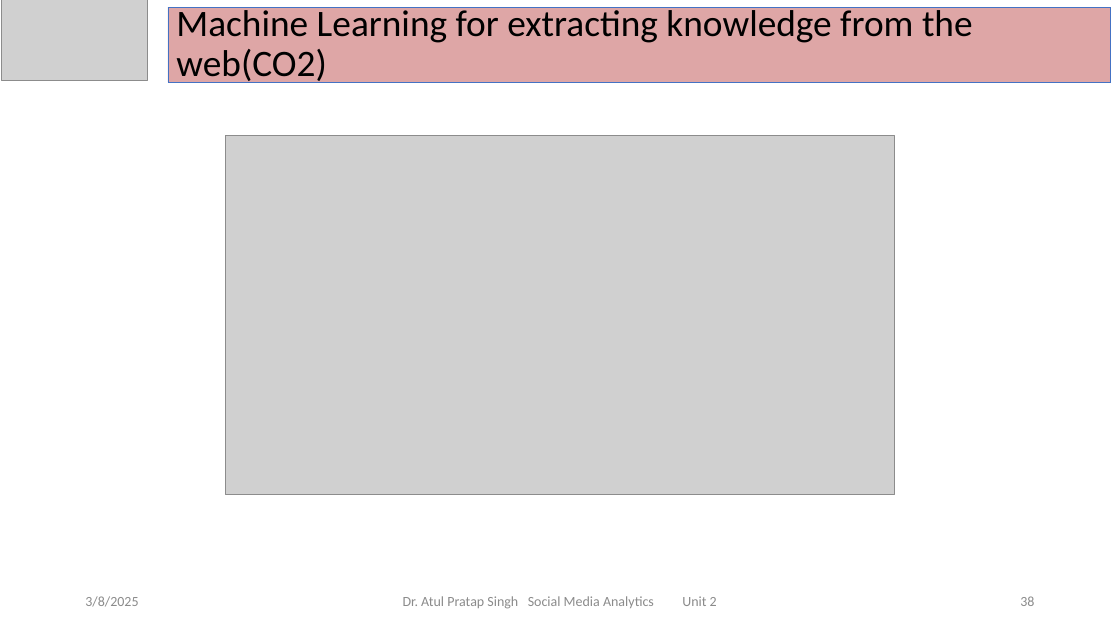
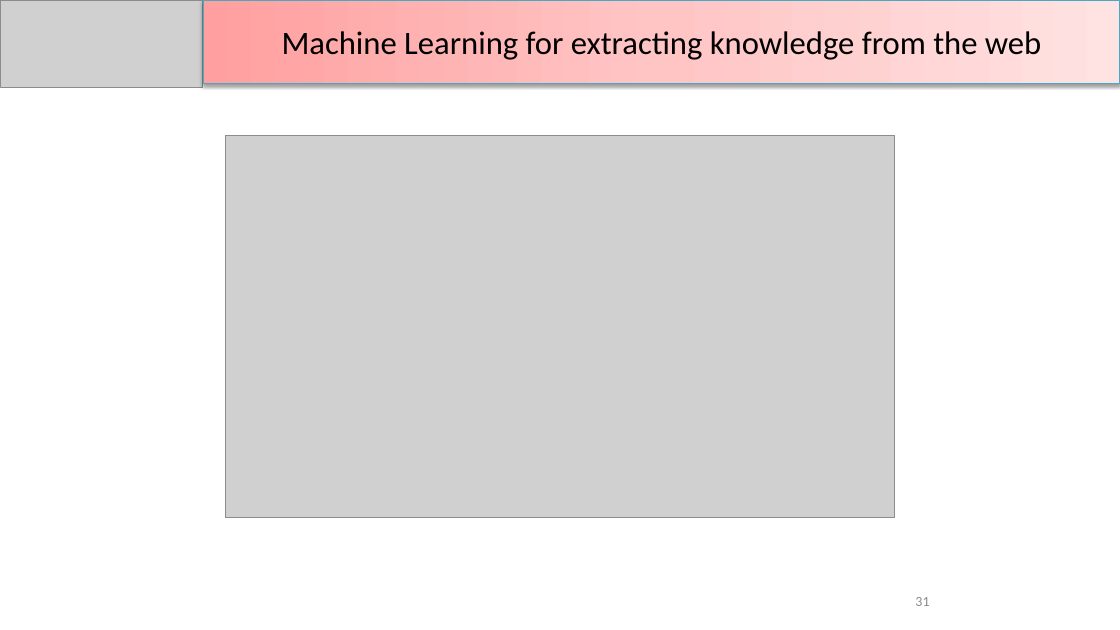
Before and after one commit to DevGoyalG/NIET-Study-Material, a slide deck: slide 31 of CSE (Artificial Intelligence and Machine Learning)/Third Year/Sixth Semester/PPTs/Social Media Analytics/SMA - Unit 2.pptx (slide 38 before the commit). Drawn at 1120x630 pixels with LibreOffice and Linux fonts; fonts in the diff are those of the drawing; grey boxes stand for pictures. Boxes give left, top, right and bottom in pixels: in the first picture for what was removed or moved away, otherwise in the second. Text is boxed around its words. In the diff, an @@ line names an element or a change of style, - is before the commit and + after.

```diff
--- a/CSE (Artificial Intelligence and Machine Learning)/Third Year/Sixth Semester/PPTs/Social Media Analytics/SMA - Unit 2.pptx
+++ b/CSE (Artificial Intelligence and Machine Learning)/Third Year/Sixth Semester/PPTs/Social Media Analytics/SMA - Unit 2.pptx
@@ picture: place and size @@
-picture at (2, 0, 147, 81)
+picture at (0, 0, 203, 87)
@@ rectangle "Machine Learning for extracting knowledge ...": place and size @@
-rectangle "Machine Learning for extracting knowledge ..." at (168, 7, 1111, 82)
+rectangle "Machine Learning for extracting knowledge ..." at (203, 0, 1120, 83)
@@ rectangle "Machine Learning for extracting knowledge ..." at (203, 0, 1120, 83): title to rectangle; fill #DEA6A6 to gradient #FFA0A0 to #FFC5C5 to #FFE3E3; outline #4472C4 0.5 pt to #46AAC5 0.75 pt; shadow on @@
@@ text in rectangle at (282, 31, 1041, 60): text changed; size 32 to 28 pt @@
-Machine Learning for extracting knowledge from the web(CO2)
+Machine Learning for extracting knowledge from the web
@@ picture: place and size @@
-picture at (225, 135, 895, 495)
+picture at (225, 135, 895, 518)
@@ text removed at (85, 596, 138, 607) @@
-3/8/2025
@@ text removed at (403, 596, 717, 609) @@
-Dr. Atul Pratap Singh Social Media Analytics Unit 2
@@ page number added at (915, 597, 929, 606), 12 pt, text #8C8C8C @@
+31
@@ page number removed at (1020, 596, 1034, 606) @@
-38
```
Also in this commit, not shown: 25 other slides changed, 28 slides added, 65 slides removed, 9 other files.
